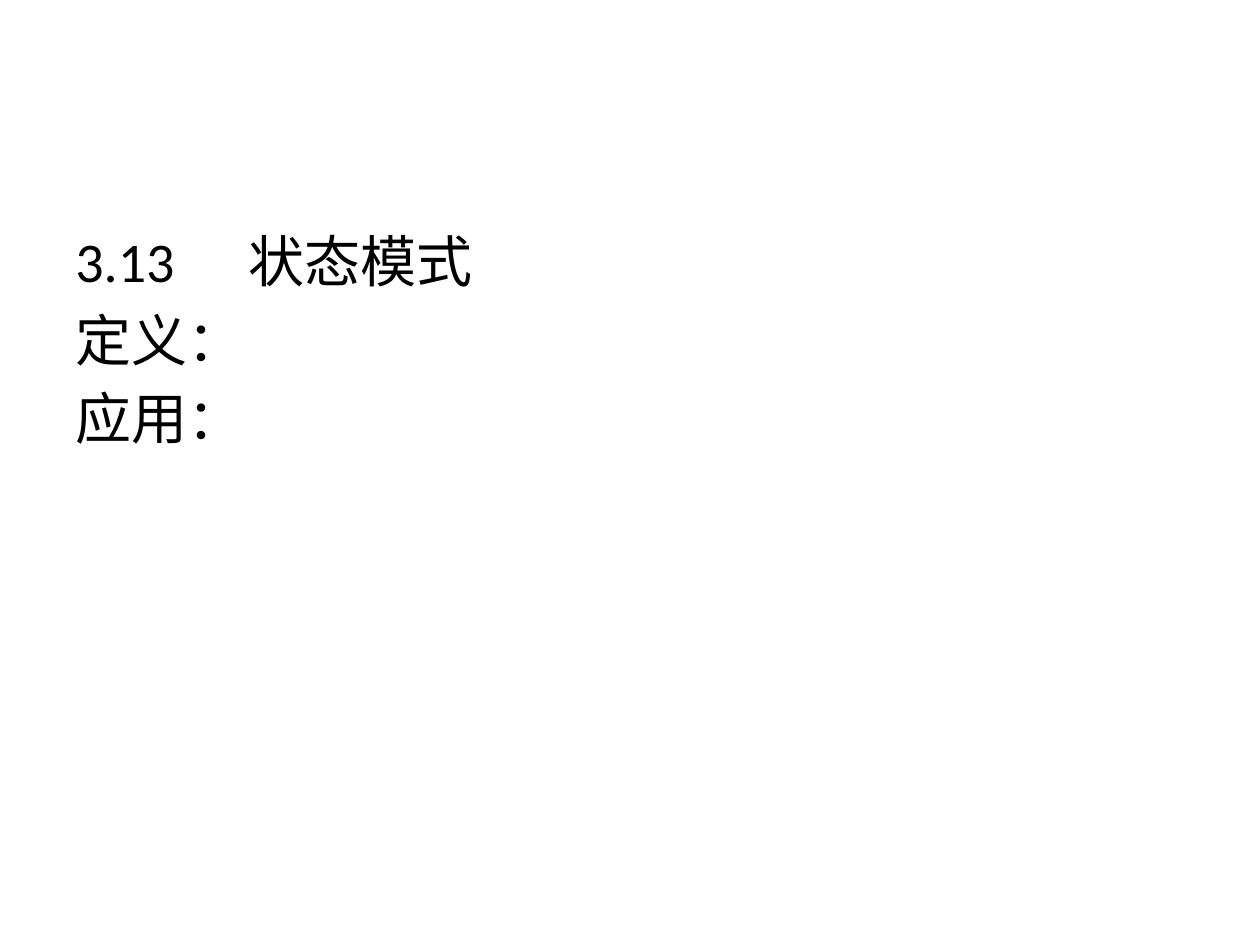
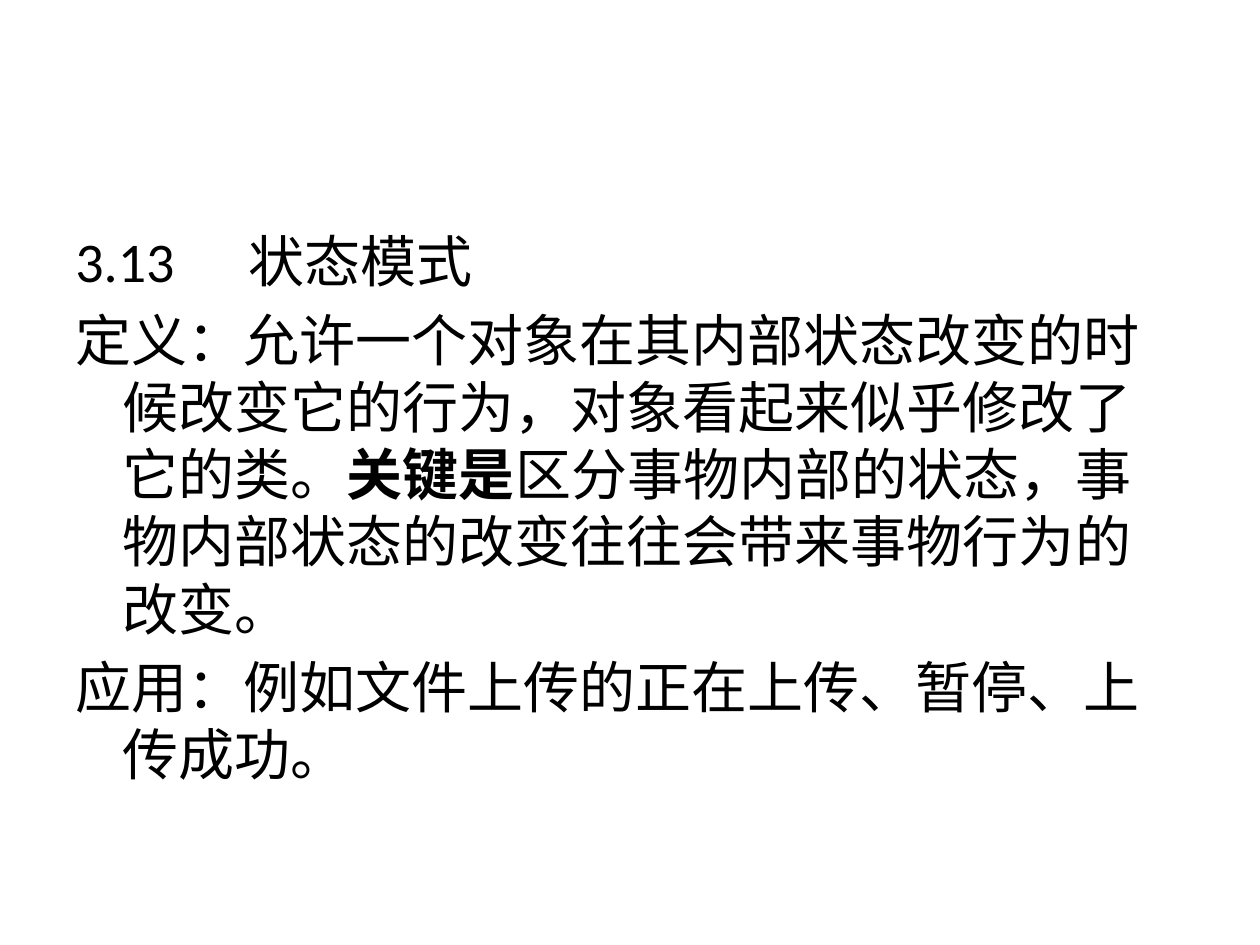
Before and after one commit to pskeeter/oop, a slide deck: slide 42 of 恒拓PPT模板.pptx. Drawn at 1260x945 pixels with LibreOffice and Linux fonts; fonts in the diff are those of the drawing; background and template pictures are left out. Boxes give left, top, right and bottom in pixels: in the first picture for what was removed or moved away, otherwise in the second. Text is boxed around its words. In the diff, an @@ line names an element or a change of style, - is before the commit and + after.

```diff
--- a/恒拓PPT模板.pptx
+++ b/恒拓PPT模板.pptx
@@ text at (x1=75, y1=313, x2=1139, y2=780): text changed @@
-定义：
-应用：
+定义：允许一个对象在其内部状态改变的时候改变它的行为，对象看起来似乎修改了它的类。关键是区分事物内部的状态，事物内部状态的改变往往会带来事物行为的改变。
+应用：例如文件上传的正在上传、暂停、上传成功。
```
Also in this commit, not shown: 7 other slides changed, 4 other files.
